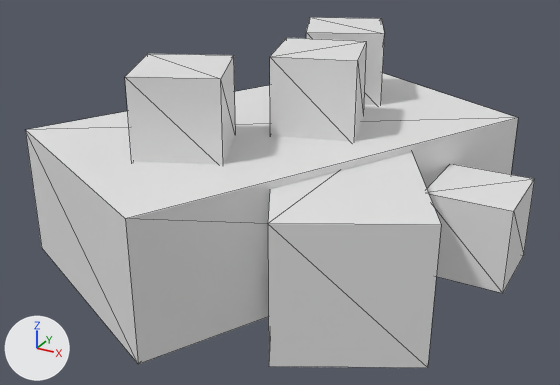
The glTF model Boil 'n Bubble/BlenderMeshes/Items/SimpleDebris.glb, before and after one commit.
Camera for both pictures: a camera (50 mm lens) standing at (3.98, -9.06, 4.94) and looking at (-1.33, 0.59, 0.11). Arrows for +X, +Y and +Z are at lower left; the lights stay in place. Mesh edges are drawn as thin lines. Where no turn or scale is listed for an object, it has been applied to the vertices.
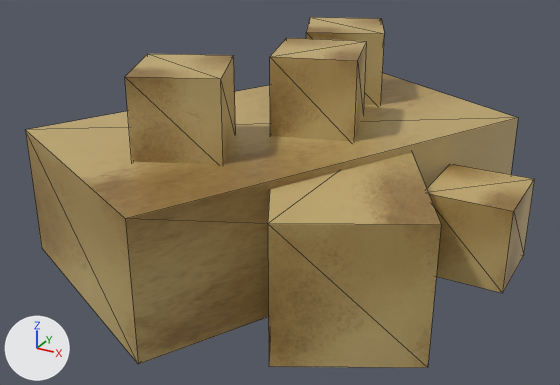
Boxes [x1, y1, x2, y2] around the edits, measured in the pictures (560 x 385 px):
'Cube.002', surface changed (white to brown)
    both: [25, 73, 518, 364]
'Cube', surface changed (grey to brown)
    both: [268, 152, 441, 368]
'Cube.004', recoloured (grey to brown)
    both: [125, 54, 236, 164]
'Cube.001', recoloured (grey to brown)
    both: [427, 164, 535, 293]
'Cube.003', recoloured (grey to brown)
    both: [270, 38, 367, 142]
'Cube.005', recoloured (white to brown)
    both: [306, 17, 384, 105]

The edits, one by one:
Picture 'Debris UV Map' (img_debris_uv_map) is new.
In material 'Material' (mat_material), base_color is no longer (0.8, 0.8, 0.8), white #e7e7e7.
In material 'Material' (mat_material), texture is now set to img_debris_uv_map.
In material 'Material.001' (mat_material_001), base_color is no longer (0.8, 0.8, 0.8), white #e7e7e7.
In material 'Material.001' (mat_material_001), texture is now set to img_debris_uv_map.
Material 'Material.005' (mat_material_005) is new.
Its texture is img_debris_uv_map.
Material 'Material.003' (mat_material_003) is new.
Its texture is img_debris_uv_map.
Material 'Material.004' (mat_material_004) is new.
Its texture is img_debris_uv_map.
Material 'Material.002' (mat_material_002) is new.
Its texture is img_debris_uv_map.
me_cube_001 has 8 vertices, 12 faces and spans x -0.624..0.624, y -0.624..0.624, z -0.624..0.624.
me_cube_001 now uses material mat_material_002 (picture img_debris_uv_map).
me_cube_003 has 8 vertices, 12 faces and spans x -0.78..0.78, y -0.78..0.78, z -0.62..0.62.
me_cube_003 now uses material mat_material_004 (picture img_debris_uv_map).
me_cube_004 has 8 vertices, 12 faces and spans x -0.82..0.82, y -0.82..0.82, z -0.62..0.62.
me_cube_004 now uses material mat_material_003 (picture img_debris_uv_map).
me_cube_005 has 8 vertices, 12 faces and spans x -0.82..0.82, y -0.82..0.82, z -0.62..0.62.
me_cube_005 now uses material mat_material_005 (picture img_debris_uv_map).
